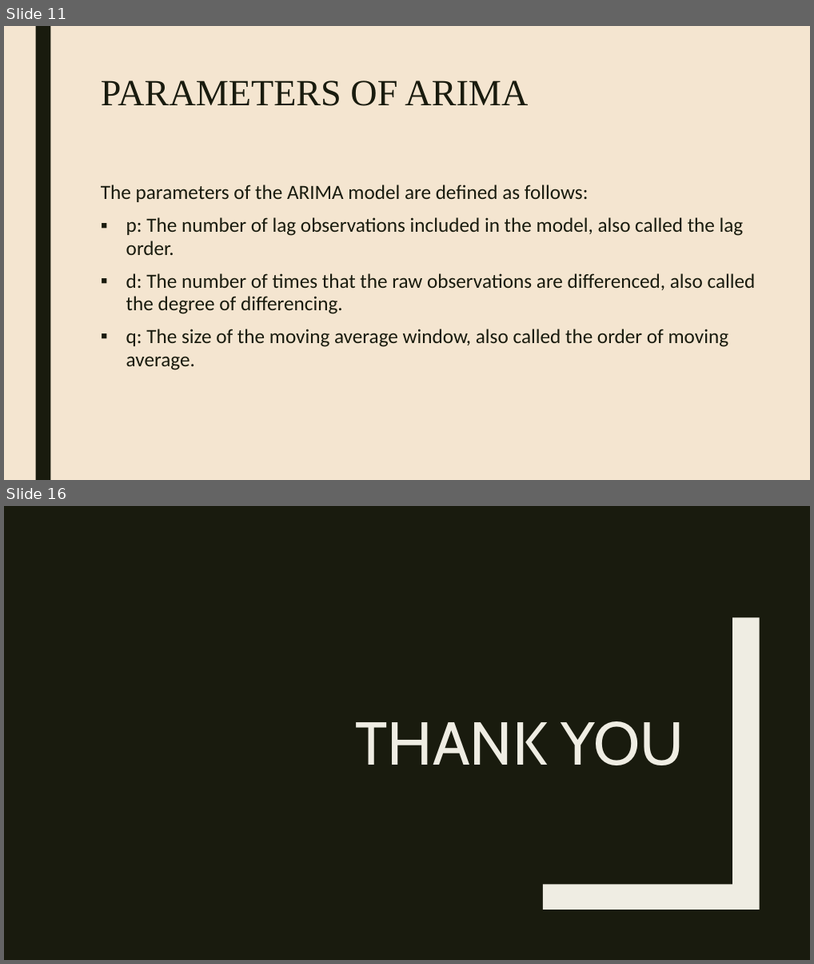
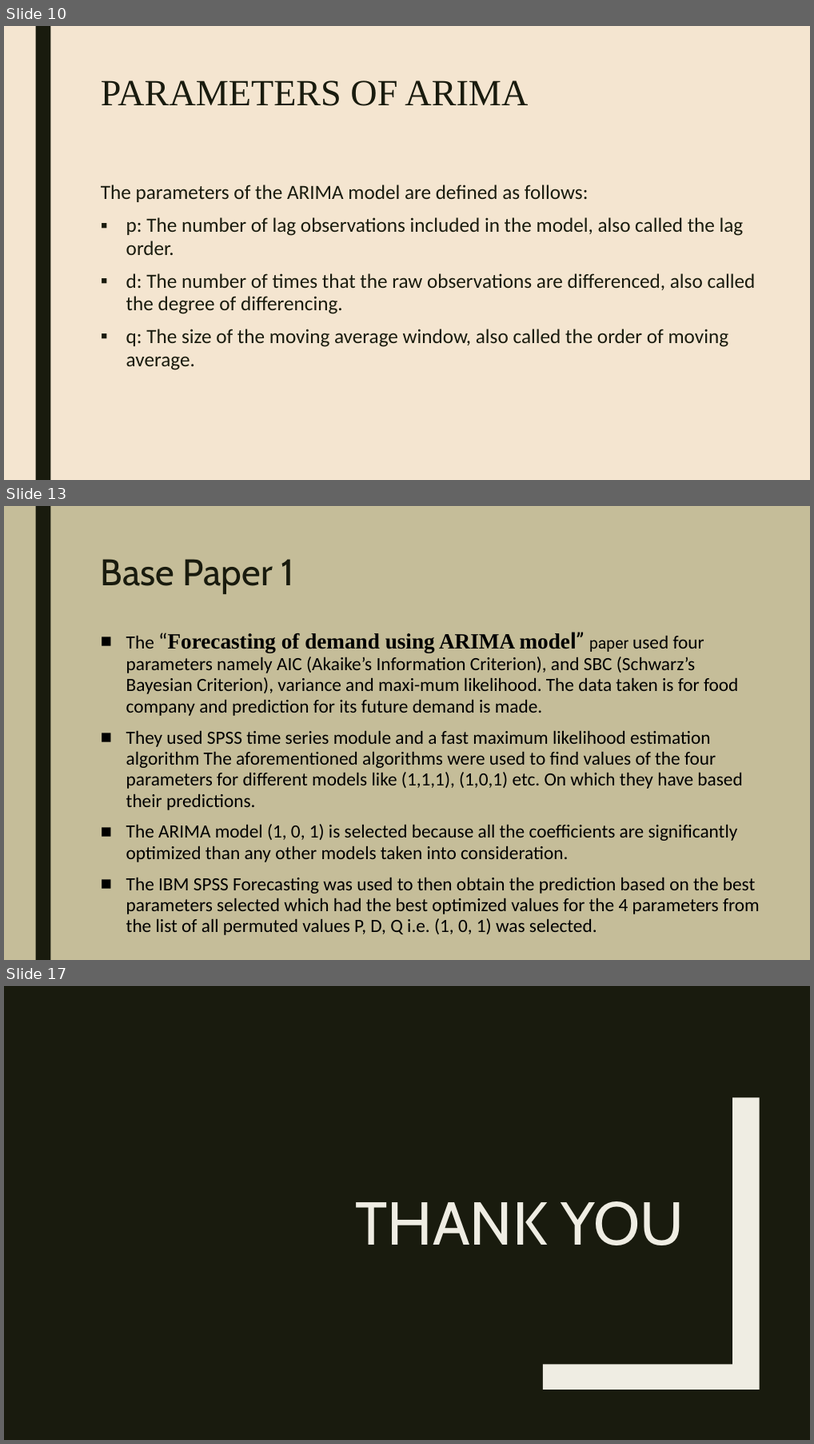
Before and after one commit to smit53/Review-Paper_ARIMA-Model, a slide deck: review paper/Time series analysis.pptx. Shown one above the other, each under a label of ours: slides 11 and 16 before the commit, slides 10, 13 and 17 after it; the slides between them are not shown. The pictures are 814x964 and 814x1444 pixels, drawn with LibreOffice and Linux fonts; fonts in the diff are those of the drawing. Boxes give left, top, right and bottom in pixels: in the first picture for what was removed or moved away, otherwise in the second. Text is boxed around its words. In the diff, an @@ line names an element or a change of style, - is before the commit and + after.

```diff
--- a/review paper/Time series analysis.pptx
+++ b/review paper/Time series analysis.pptx
@@ slide 13 added at [4, 506, 810, 960], background #C5BD99; not listed: 1 template element that a slide beside it also shows @@
@@ title added at [101, 559, 294, 594], 44 pt, text #191B0E @@
+Base Paper 1
@@ text added at [126, 632, 760, 935], 22.2 pt, text #000000 @@
+■ The “Forecasting of demand using ARIMA model” paper used four parameters namely AIC (Akaike’s Information Criterion), and SBC (Schwarz’s Bayesian Criterion), variance and maxi-mum likelihood. The data taken is for food company and prediction for its future demand is made.
+■ They used SPSS time series module and a fast maximum likelihood estimation algorithm The aforementioned algorithms were used to find values of the four parameters for different models like (1,1,1), (1,0,1) etc. On which they have based their predictions.
+■ The ARIMA model (1, 0, 1) is selected because all the coefficients are significantly optimized than any other models taken into consideration.
+■ The IBM SPSS Forecasting was used to then obtain the prediction based on the best parameters selected which had the best optimized values for the 4 parameters from the list of all permuted values P, D, Q i.e. (1, 0, 1) was selected.
@@ what was slide 11 is now slide 10 @@
@@ what was slide 16 is now slide 17 @@
```
Also in this commit, not shown: 8 slides changed, 4 other slides added, 4 slides removed, 3 other files.
